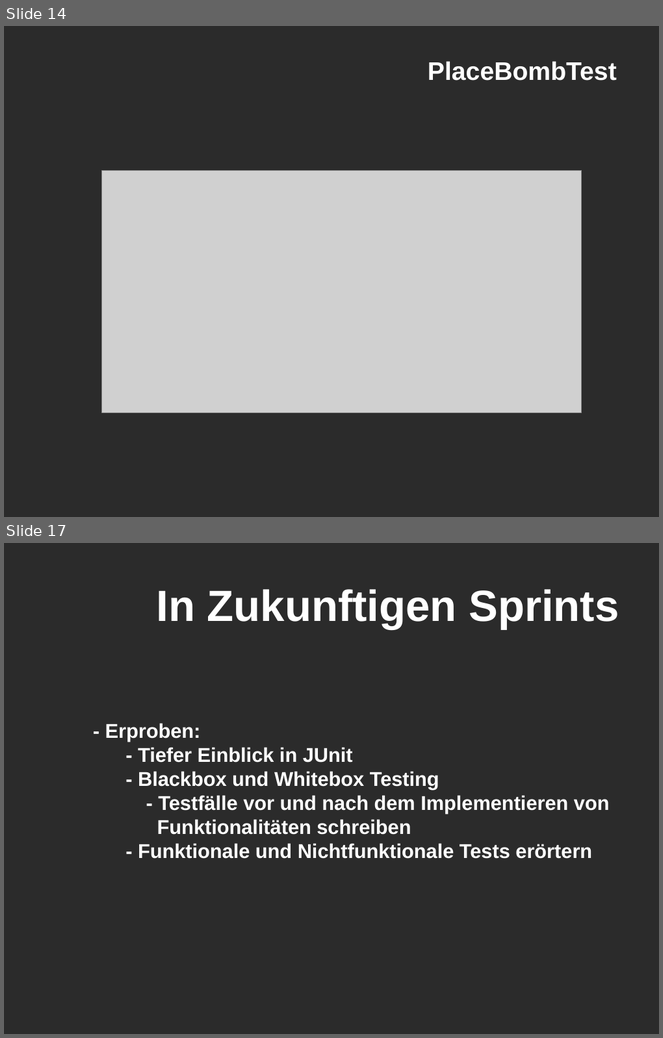
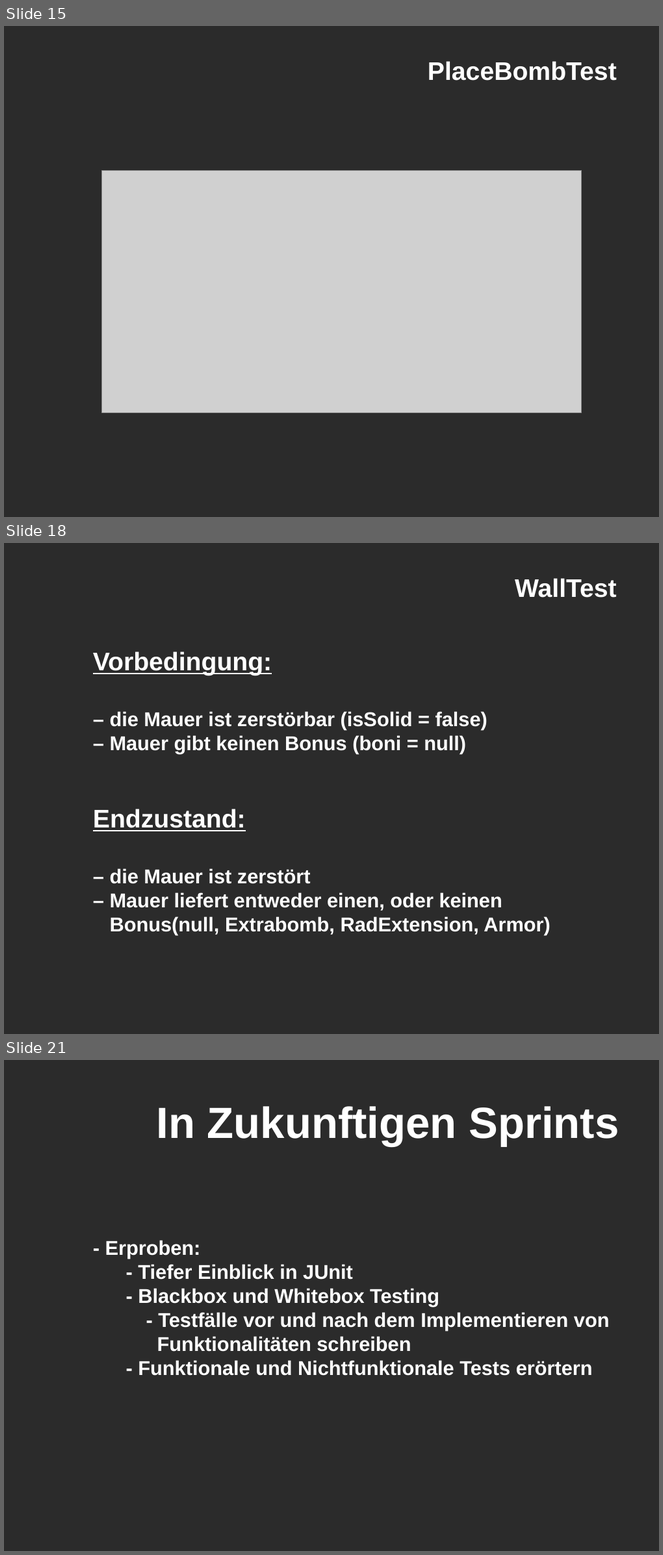
Before and after one commit to PaIIe/BombermanSPGr7, a slide deck: Testfall.ppt. Shown one above the other, each under a label of ours: slides 14 and 17 before the commit, slides 15, 18 and 21 after it; the slides between them are not shown. The pictures are 663x1038 and 663x1555 pixels, drawn with LibreOffice and Linux fonts; fonts in the diff are those of the drawing; grey boxes stand for pictures; background and template pictures are left out; a plain dark background stands for a picture behind light text. Boxes give left, top, right and bottom in pixels: in the first picture for what was removed or moved away, otherwise in the second. Text is boxed around its words. In the diff, an @@ line names an element or a change of style, - is before the commit and + after.

```diff
--- a/Testfall.ppt
+++ b/Testfall.ppt
@@ slide 18 added at (4,543,659,1034), background picture (left out) @@
@@ text added at (515,578,617,598), 28 pt, text #FFFFFF, bold @@
+WallTest
@@ text added at (93,652,550,935), 22 pt, text #FFFFFF, bold @@
+Vorbedingung:
+– die Mauer ist zerstörbar (isSolid = false)
+– Mauer gibt keinen Bonus (boni = null)
+Endzustand:
+– die Mauer ist zerstört
+– Mauer liefert entweder einen, oder keinen
+Bonus(null, Extrabomb, RadExtension, Armor)
@@ what was slide 14 is now slide 15 @@
@@ what was slide 17 is now slide 21 @@
```
Also in this commit, not shown: 8 slides changed, 3 other slides added.
